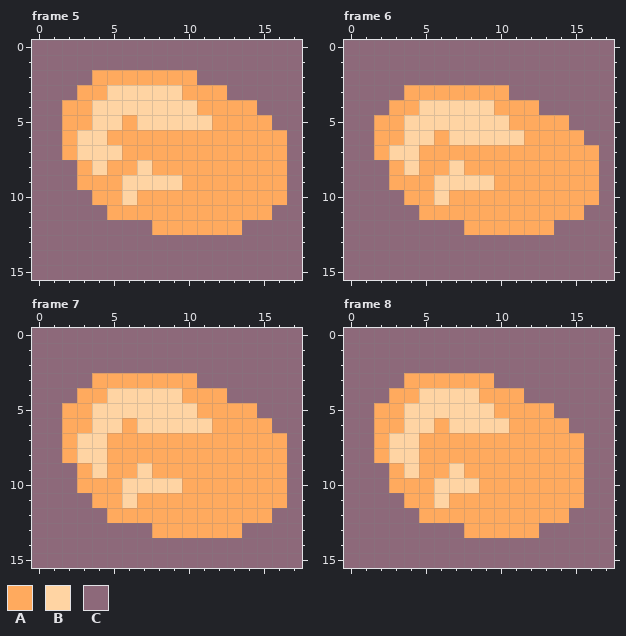
Pixel-art file -- src/Art/honey1.aseprite. The first picture shows the starting point.
18x16 pixels, 8 frames. Shown: frame 5, frame 6, frame 7, frame 8. The commit also changed other frames, which this record leaves out.
Palette (. is transparent): A #ffaa5e  B #ffd4a3  C #8d697a
After the commit:
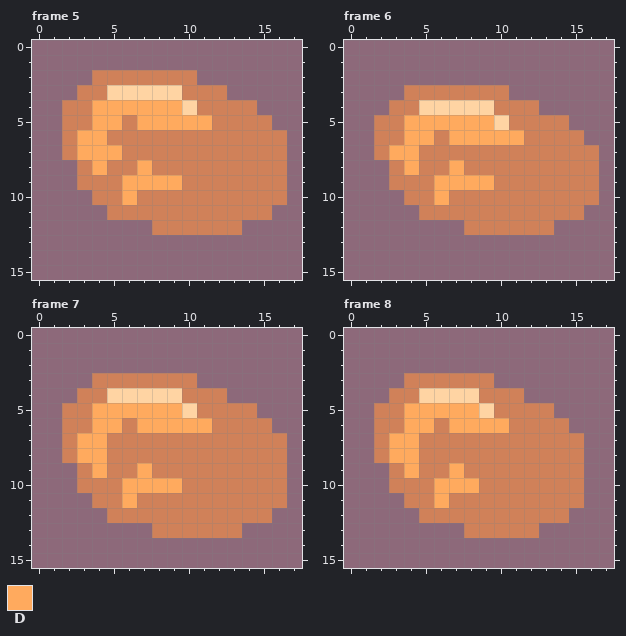
Colours new in this view: D #ffaa5e
Diff:
Colour A changes from #ffaa5e to #d08159.
Frame 5, layer "Layer 1":
Colour B gives way to colour D in row 4 at x 4 to 9; in row 5 at x 4 to 5 and 7 to 11; in row 6 at x 3 to 4; in row 7 at x 3 to 5; in row 8 at x 4 and 7; in row 9 at x 6 to 9.
Colour B gives way to colour D in row 10 at x 6.
Frame 6, layer "Layer 1":
Colour B gives way to colour D in row 5 at x 4 to 9; in row 6 at x 4 to 5 and 7 to 11; in row 7 at x 3 to 4; in row 8 at x 4 and 7; in row 9 at x 6 to 9; in row 10 at x 6.
Frame 7, layer "Layer 1":
Colour B gives way to colour D in row 5 at x 4 to 9; in row 6 at x 4 to 5 and 7 to 11; in rows 7 to 8 at x 3 to 4; in row 9 at x 4 and 7; in row 10 at x 6 to 9; in row 11 at x 6.
Frame 8, layer "Layer 1":
Colour B gives way to colour D in row 5 at x 4 to 8; in row 6 at x 4 to 5 and 7 to 10; in rows 7 to 8 at x 3 to 4; in row 9 at x 4 and 7; in row 10 at x 6 to 8; in row 11 at x 6.
